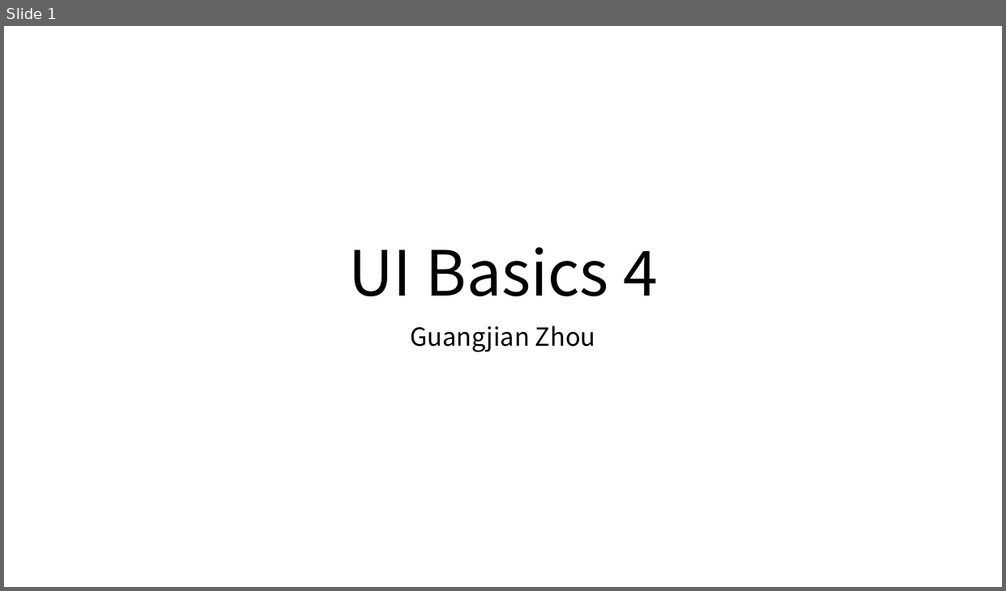
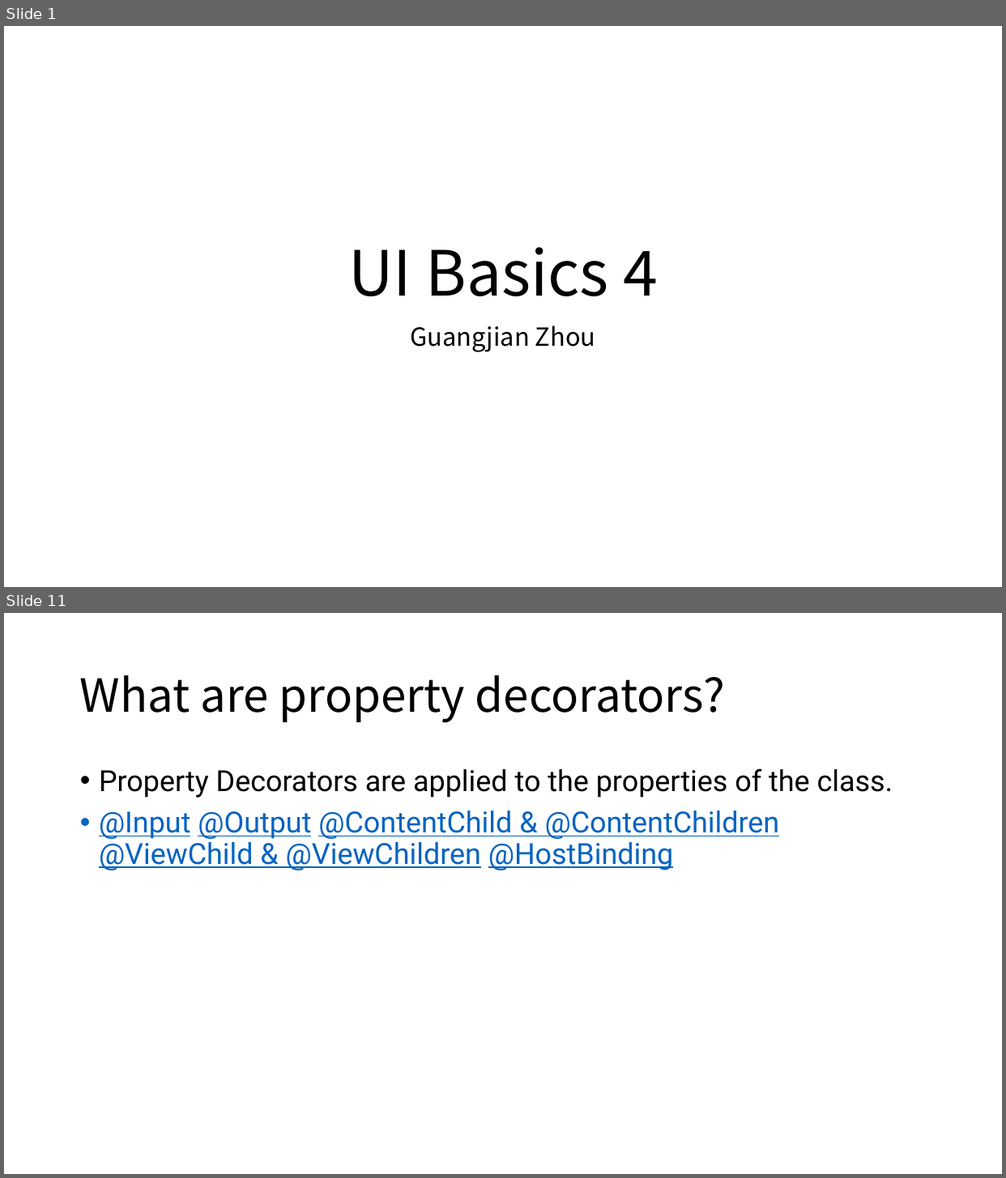
Before and after one commit to Marvioo/Cogent, a slide deck: Java Basics/UI Basics 4.pptx. Shown one above the other, each under a label of ours: slide 1 before the commit, slides 1 and 11 after it; the slides between them are not shown. The pictures are 1006x591 and 1006x1178 pixels, drawn with LibreOffice and Linux fonts; fonts in the diff are those of the drawing. Boxes give left, top, right and bottom in pixels: in the first picture for what was removed or moved away, otherwise in the second. Text is boxed around its words. In the diff, an @@ line names an element or a change of style, - is before the commit and + after.

```diff
--- a/Java Basics/UI Basics 4.pptx
+++ b/Java Basics/UI Basics 4.pptx
@@ slide 11 added at bbox=[4, 613, 1002, 1174], background #FFFFFF @@
@@ title added at bbox=[80, 675, 725, 723], 44 pt, text #000000 @@
+What are property decorators?
@@ text added at bbox=[99, 769, 893, 871], 28 pt, text #0563C1, underline @@
+• Property Decorators are applied to the properties of the class.
+• @Input @Output @ContentChild & @ContentChildren @ViewChild & @ViewChildren @HostBinding
```
Also in this commit, not shown: 16 other slides added.
